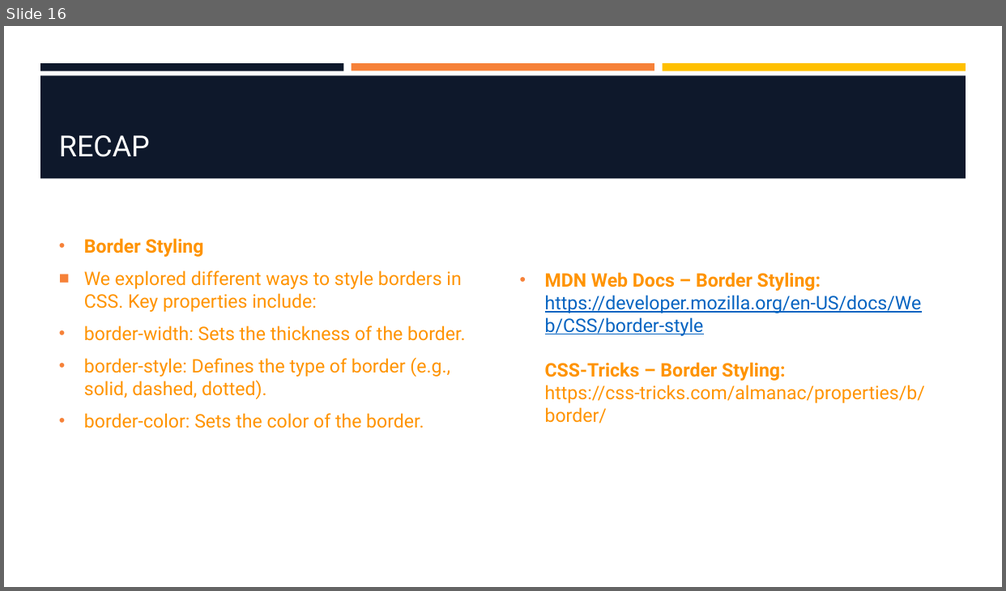
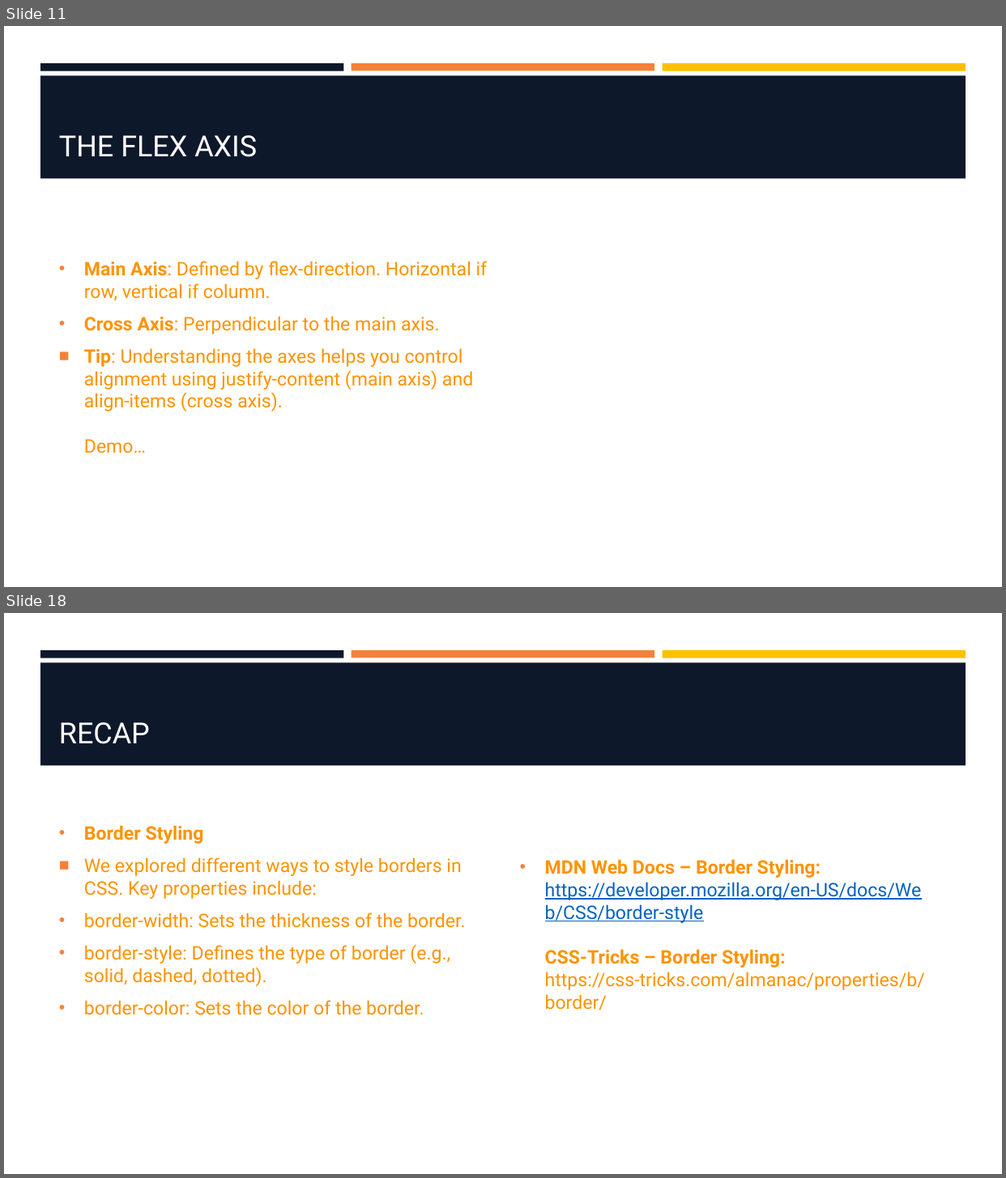
Before and after one commit to hawkeye1900/SBC-Sept24, a slide deck: week-2/W2-S3-FlexBox/W2-S3-FlexBox.pptx. Shown one above the other, each under a label of ours: slide 16 before the commit, slides 11 and 18 after it; the slides between them are not shown. The pictures are 1006x591 and 1006x1178 pixels, drawn with LibreOffice and Linux fonts; fonts in the diff are those of the drawing; background and template pictures are left out. Boxes give left, top, right and bottom in pixels: in the first picture for what was removed or moved away, otherwise in the second. Text is boxed around its words. In the diff, an @@ line names an element or a change of style, - is before the commit and + after.

```diff
--- a/week-2/W2-S3-FlexBox/W2-S3-FlexBox.pptx
+++ b/week-2/W2-S3-FlexBox/W2-S3-FlexBox.pptx
@@ slide 11 added at (4, 26, 1002, 587), background #FFFFFF; not listed: 4 template elements that a slide beside it also shows @@
@@ title added at (59, 135, 257, 157), 28 pt, text #FFFFFF @@
+THE FLEX AXIS
@@ text added at (84, 261, 488, 454), 18 pt, text #FF9300 @@
+• Main Axis: Defined by flex-direction. Horizontal if row, vertical if column.
+• Cross Axis: Perpendicular to the main axis.
+■ Tip: Understanding the axes helps you control alignment using justify-content (main axis) and align-items (cross axis).
+  Demo…
@@ what was slide 16 is now slide 18 @@
```
Also in this commit, not shown: 4 slides changed, 12 other slides added, 11 slides removed, 2 other files.
